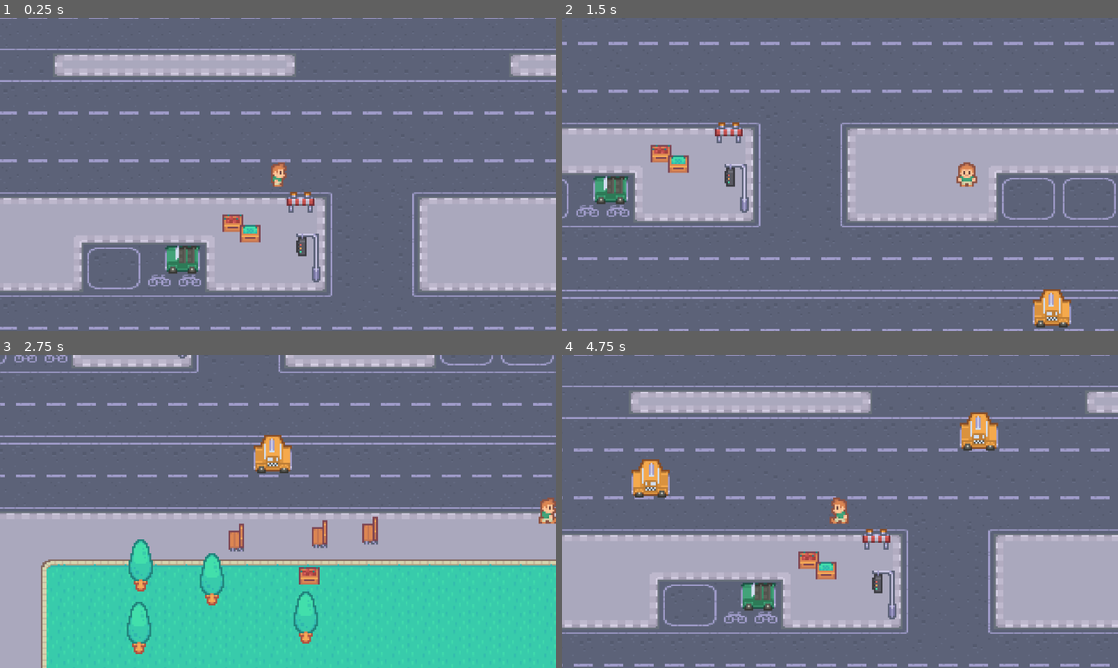
Above: before the commit, frames 1-4 (two rows, left to right).
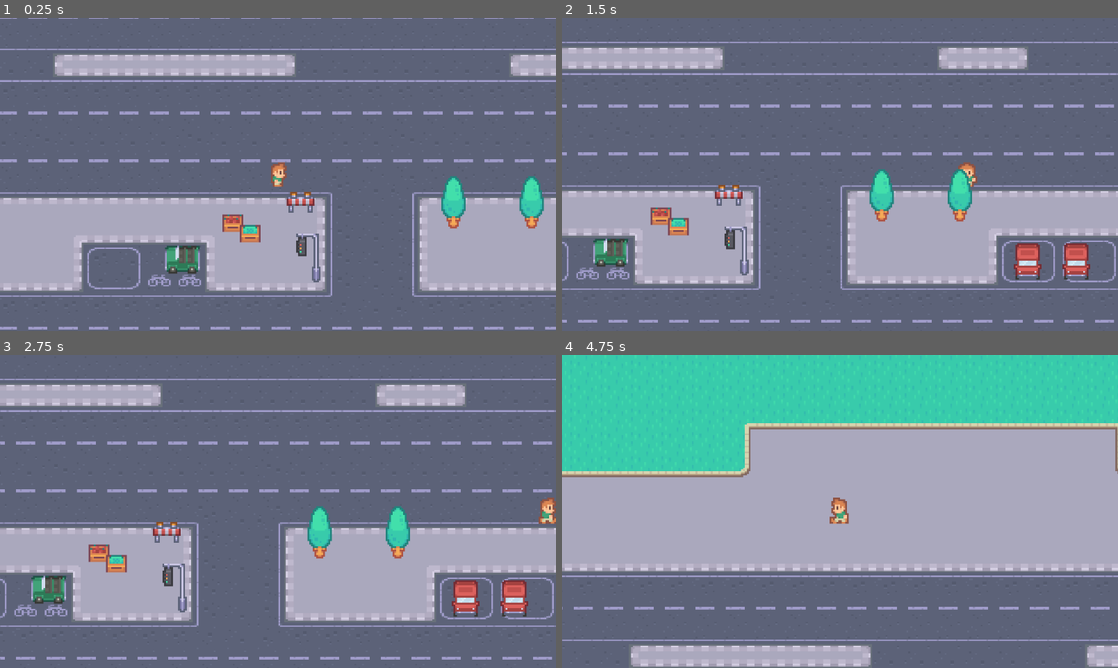
Above: after the commit, the same moments.

Repository: phuctrank81/frogger_game
Game: Godot game, scene res://scenes/game.tscn
Same seed, same stepped clock (60 frames per second), same inputs: the game is played once before the commit and once after it.
Inputs (mouse positions are in pixels of both pictures, inside the frame that each line leads up to):
- Up to frame 1 (0.25 s): no input
- Up to frame 2 (1.5 s): tap Enter at 0.5 s; move the mouse to (962, 158) at 0.52 s; hold Right (Right) 0.53-1.28 s; tap Space (Confirm) at 0.6, 1.35 s; click (962, 158) at 0.67 s; move the mouse to (728, 190) at 1.27 s; hold S (Down) from 1.28 s (still down)
- Up to frame 3 (2.75 s): move the mouse to (333, 442) at 2.02 s; release S (Down) at 2.03 s; hold Right (Right) from 2.03 s (still down); tap Space (Confirm) at 2.1 s
- Up to frame 4 (4.75 s): move the mouse to (812, 574) at 2.77 s; release Right (Right) at 2.78 s; hold Up (Up) 2.78-3.53 s; tap Space (Confirm) at 2.85, 3.6, 4.35 s; click (812, 574) at 2.92 s; move the mouse to (1006, 558) at 3.52 s; hold Left (Left) from 3.53 s (still down); move the mouse to (673, 464) at 4.27 s

The runs differ from the first frame. In frame 1, 1.1% of the frame differs, in the area x 79-98%, y 50-68%; in frame 2, 41%; in frame 3, 52%; in frame 4, 76%, in the area x 0-100%, y 0-100%.

Commit message:
new update

Diff:
--- a/scenes/game.tscn
+++ b/scenes/game.tscn
@@ -11,6 +11,7 @@
 [ext_resource type="Texture2D" uid="uid://y78osdw0bolc" path="res://graphics/objects/box1.png" id="9_kvuet"]
 [ext_resource type="Texture2D" uid="uid://cv8cli0ov53f1" path="res://graphics/objects/box2.png" id="10_trtic"]
 [ext_resource type="Texture2D" uid="uid://d0dya2slufckd" path="res://graphics/cars/green.png" id="11_ir15t"]
+[ext_resource type="Texture2D" uid="uid://cgvtilagem3np" path="res://graphics/objects/red car.png" id="12_dinhu"]
 
 [sub_resource type="RectangleShape2D" id="RectangleShape2D_lnu2h"]
 size = Vector2(20, 607)
@@ -26,6 +27,9 @@
 
 [sub_resource type="RectangleShape2D" id="RectangleShape2D_rysoc"]
 size = Vector2(16, 11)
+
+[sub_resource type="RectangleShape2D" id="RectangleShape2D_dinhu"]
+size = Vector2(14, 18)
 
 [node name="Game" type="Node2D" unique_id=1124704062]
 script = ExtResource("1_lbhrr")
@@ -95,6 +99,12 @@
 [node name="Tree2" parent="Objects" unique_id=1310399065 instance=ExtResource("3_lnu2h")]
 position = Vector2(38, 189)
 
+[node name="Tree5" parent="Objects" unique_id=538829755 instance=ExtResource("3_lnu2h")]
+position = Vector2(100, 16)
+
+[node name="Tree6" parent="Objects" unique_id=1463460566 instance=ExtResource("3_lnu2h")]
+position = Vector2(145, 16)
+
 [node name="Tree3" parent="Objects" unique_id=708780236 instance=ExtResource("3_lnu2h")]
 position = Vector2(-4, 217)
 
@@ -142,6 +152,14 @@
 
 [node name="Stuff" type="Node2D" parent="Objects" unique_id=1497633814]
 
+[node name="RedCar" type="Sprite2D" parent="Objects/Stuff" unique_id=791907353]
+position = Vector2(184, 54)
+texture = ExtResource("12_dinhu")
+
+[node name="RedCar2" type="Sprite2D" parent="Objects/Stuff" unique_id=649335969]
+position = Vector2(212, 54)
+texture = ExtResource("12_dinhu")
+
 [node name="Barrier" type="Sprite2D" parent="Objects/Stuff" unique_id=1585824211]
 position = Vector2(12, 16)
 texture = ExtResource("7_kvpfn")
@@ -178,6 +196,14 @@
 [node name="CollisionPolygon2D2" type="CollisionPolygon2D" parent="Objects/Stuff/StaticBody2D" unique_id=80186672]
 polygon = PackedVector2Array(15, 37, 15, 46, 11, 46, 9, 44, 9, 34, 22, 34, 22, 53, 24, 53, 24, 61, 19, 61, 19, 53, 19, 36, 15, 36)
 
+[node name="CollisionShape2D3" type="CollisionShape2D" parent="Objects/Stuff/StaticBody2D" unique_id=287700730]
+position = Vector2(185, 54)
+shape = SubResource("RectangleShape2D_dinhu")
+
+[node name="CollisionShape2D4" type="CollisionShape2D" parent="Objects/Stuff/StaticBody2D" unique_id=1615784640]
+position = Vector2(212, 54)
+shape = SubResource("RectangleShape2D_dinhu")
+
 [node name="CarStartPositions" type="Node2D" parent="." unique_id=346193208]
 metadata/_edit_lock_ = true
 
